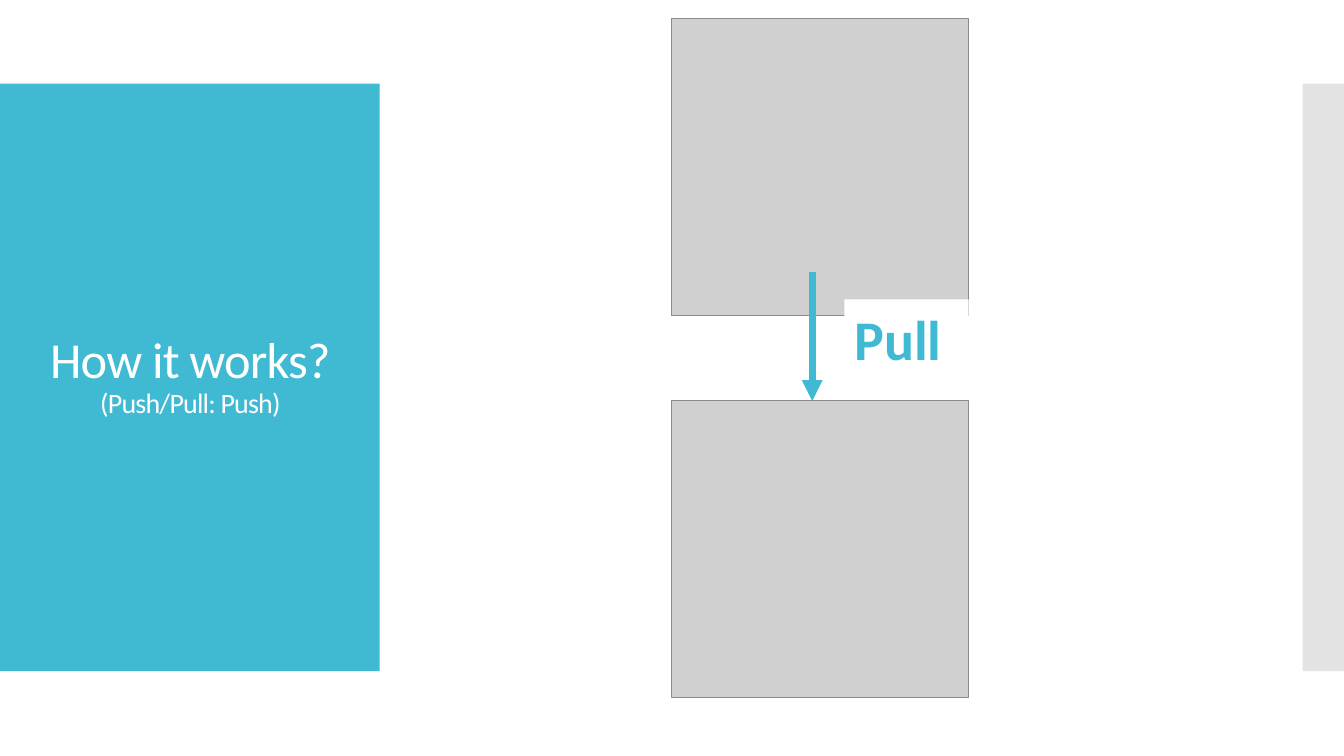
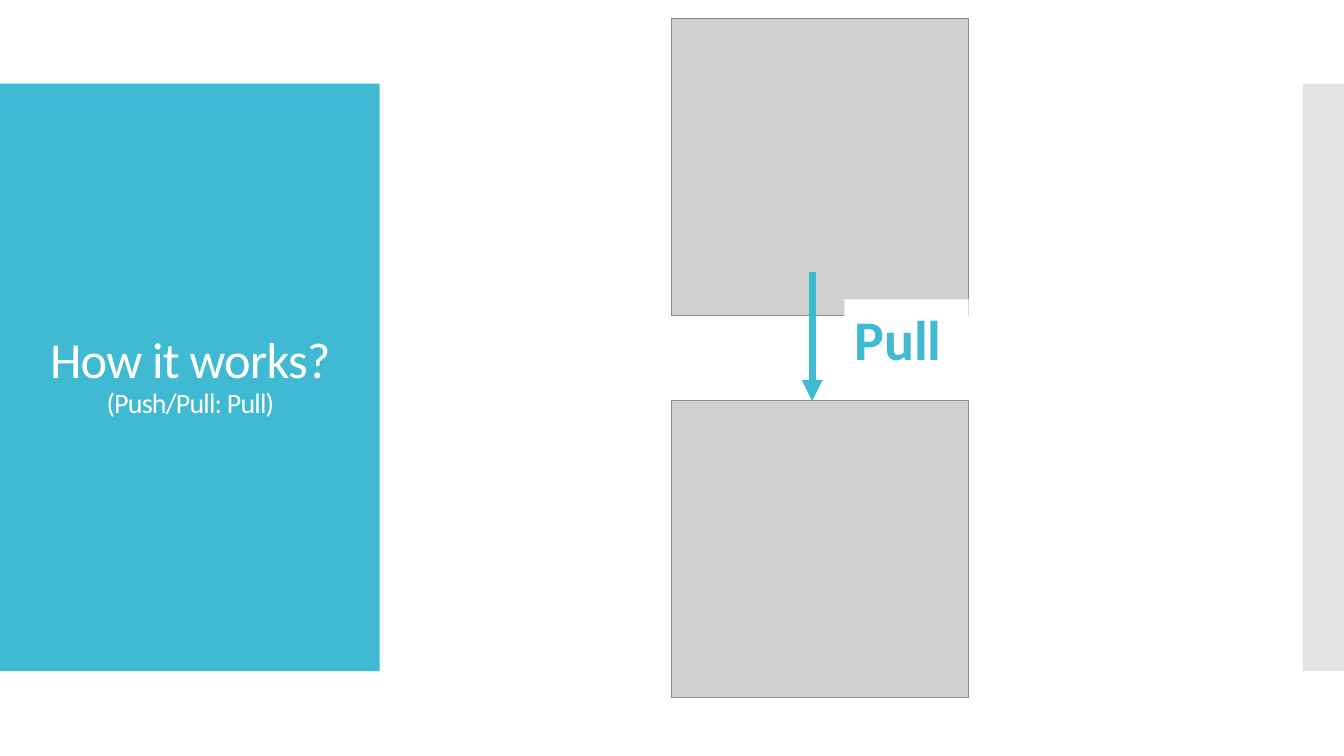
Before and after one commit to IncoCura/Instruction, a slide deck: slide 15 of Source Control/1. Intro to Git.pptx. Drawn at 1344x756 pixels with LibreOffice and Linux fonts; fonts in the diff are those of the drawing; grey boxes stand for pictures. Boxes give left, top, right and bottom in pixels: in the first picture for what was removed or moved away, otherwise in the second. Text is boxed around its words. In the diff, an @@ line names an element or a change of style, - is before the commit and + after.

```diff
--- a/Source Control/1. Intro to Git.pptx
+++ b/Source Control/1. Intro to Git.pptx
@@ title at (x1=50, y1=343, x2=330, y2=417): text changed @@
-How it works?
-(Push/Pull: Push)
+How it works?
+(Push/Pull: Pull)
```
Also in this commit, not shown: 3 other slides changed.
